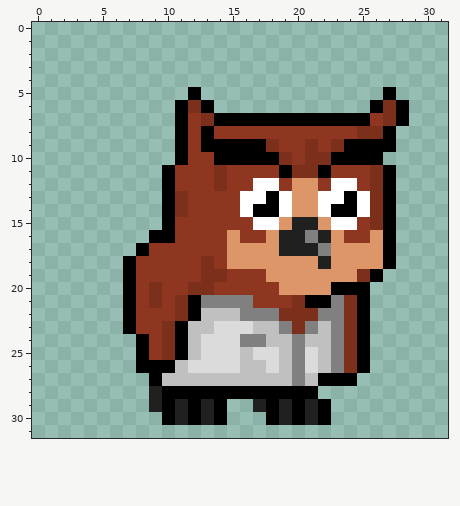
Pixel-art sprite: player_stand_right.png. The first picture shows the starting point.
The file is 32x32 pixels.
And afterwards:
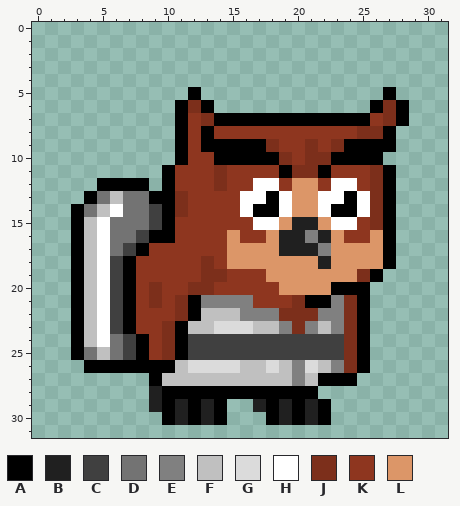
Palette (. is transparent): A #000000  B #202020  C #404040  D #737373  E #808080  F #c0c0c0  G #dbdbdb  H #ffffff  J #7c2f1b  K #8e361f  L #dc9668
Difference:
{"y":12,"x":5,"old":"....","new":"AAAA"}
{"y":13,"x":4,"old":"......","new":"ADFDDA"}
{"y":14,"x":3,"old":".......","new":"ADFHDDC"}
{"y":15,"x":3,"old":".......","new":"AFHDDDC"}
{"y":16,"x":3,"old":"......","new":"AFHDDC"}
{"y":17,"x":3,"old":".....","new":"AFHDC"}
{"y":18,"x":3,"old":"....","new":"AFHC"}
{"y":19,"x":3,"old":"....","new":"AFHC"}
{"y":20,"x":3,"old":"....","new":"AFHC"}
{"y":21,"x":3,"old":"....","new":"AFHC"}
{"y":22,"x":3,"old":"....","new":"AFHC"}
{"y":23,"x":3,"old":"....","new":"AFHC"}
{"y":24,"x":3,"old":".....","new":"AFHDC"}
{"y":24,"x":12,"old":"FGGGEEFFEFFE","new":"CCCCCCCCCCCC"}
{"y":25,"x":3,"old":".....","new":"ADFDC"}
{"y":25,"x":12,"old":"FGGGFGGFEGFE","new":"CCCCCCCCCCCC"}
{"y":26,"x":4,"old":"....","new":"AAAA"}
